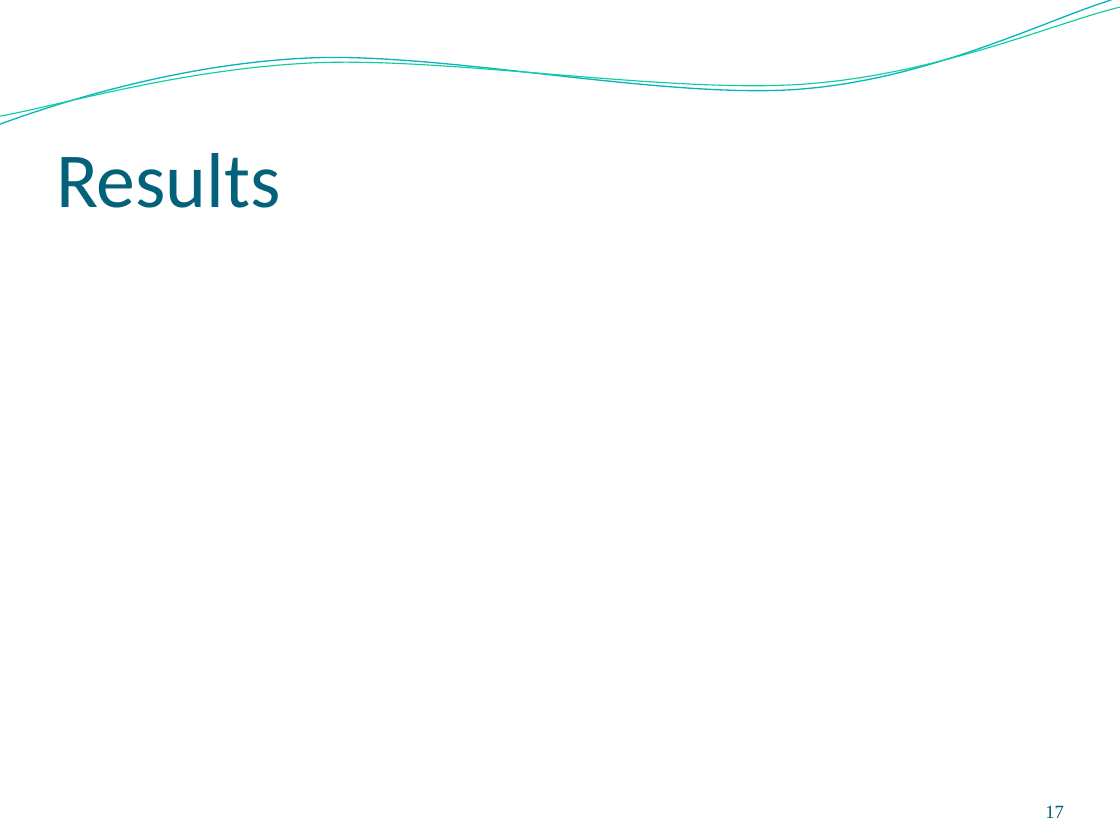
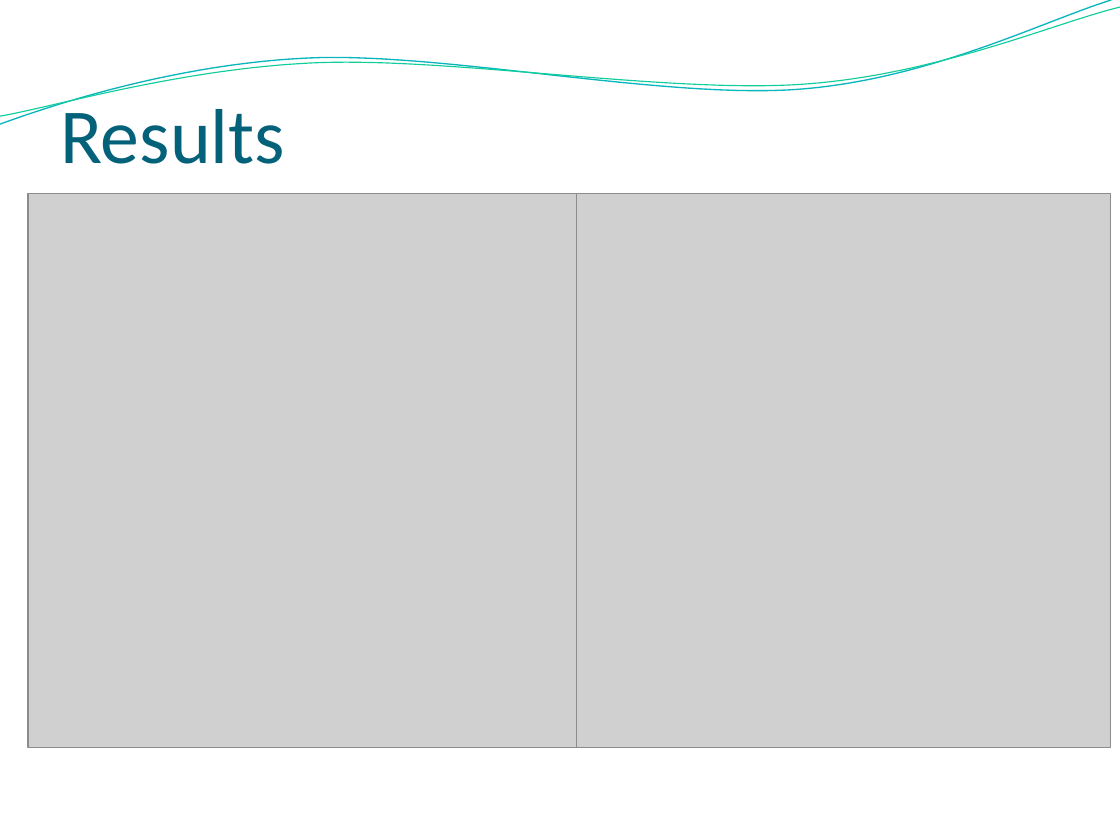
Before and after one commit to surya0811/Assetmanagement1, a slide deck: slide 17 of reports/ppt final.pptx. Drawn at 1120x840 pixels with LibreOffice and Linux fonts; fonts in the diff are those of the drawing; grey boxes stand for pictures; background and template pictures are left out. Boxes give left, top, right and bottom in pixels: in the first picture for what was removed or moved away, otherwise in the second. Text is boxed around its words. In the diff, an @@ line names an element or a change of style, - is before the commit and + after.

```diff
--- a/reports/ppt final.pptx
+++ b/reports/ppt final.pptx
@@ title "Results" rewrapped from (56, 153, 281, 208) to (60, 98, 285, 164) @@
@@ picture added at (28, 194, 577, 748) @@
@@ picture added at (577, 194, 1111, 748) @@
@@ page number removed at (1045, 805, 1064, 818) @@
-17
```
Also in this commit, not shown: 5 other slides changed, 3 slides added, 2 slides removed, 13 other files.
